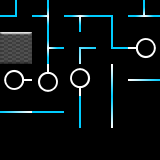
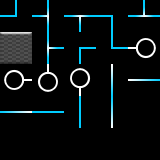
Two versions of the same layered image (160x160). Layer-by-layer changes:
pixels changed over [79, 47, 96, 64] (layer not identified)
